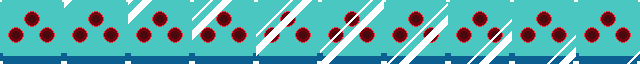
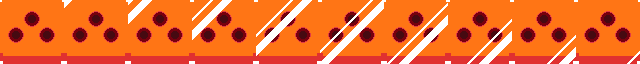
The second 640px x 64px image is a revision of the first. Changes to its layers:
painted on "Glint 9" over [576, 0, 640, 64]
painted on "Glint 8" over [512, 0, 576, 64]
painted on "Glint 7" over [448, 0, 512, 64]
painted on "Glint 6" over [384, 0, 448, 64]
painted on "Glint 5" over [320, 0, 384, 64]
painted on "Glint 4" over [256, 0, 320, 64]
painted on "Glint 3" over [192, 0, 256, 64]
painted on "Glint 2" over [128, 0, 192, 64]
painted on "Glint 1" over [64, 0, 128, 64]
painted on "Glint" over [0, 0, 64, 64]
